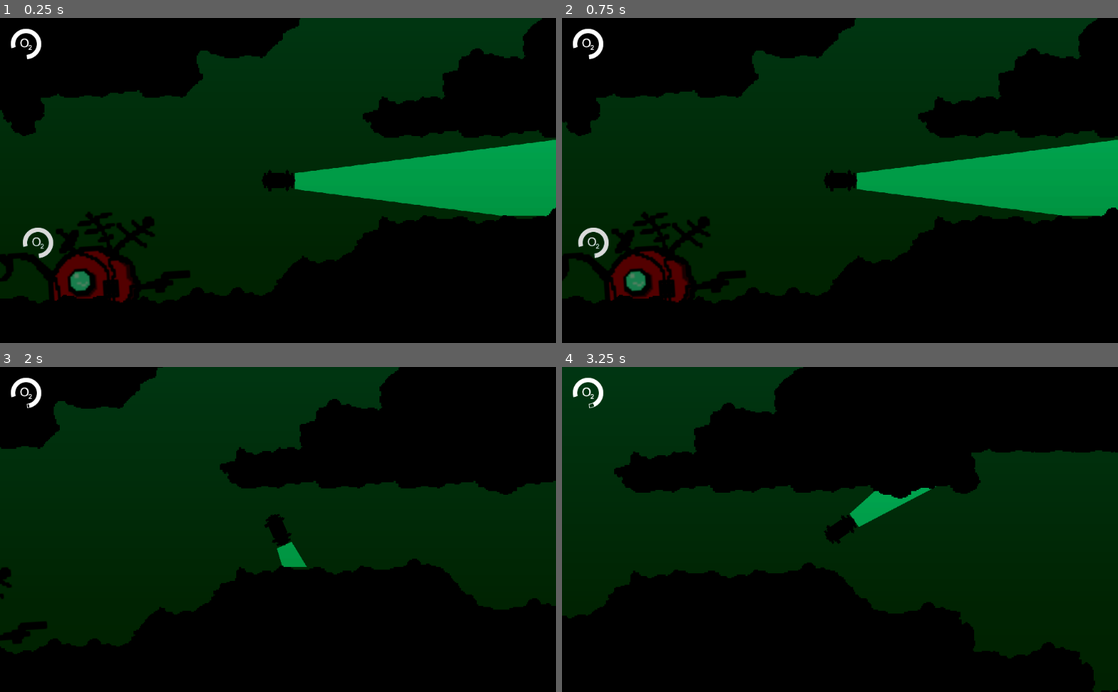
Above: before the commit, frames 1-4 (two rows, left to right).
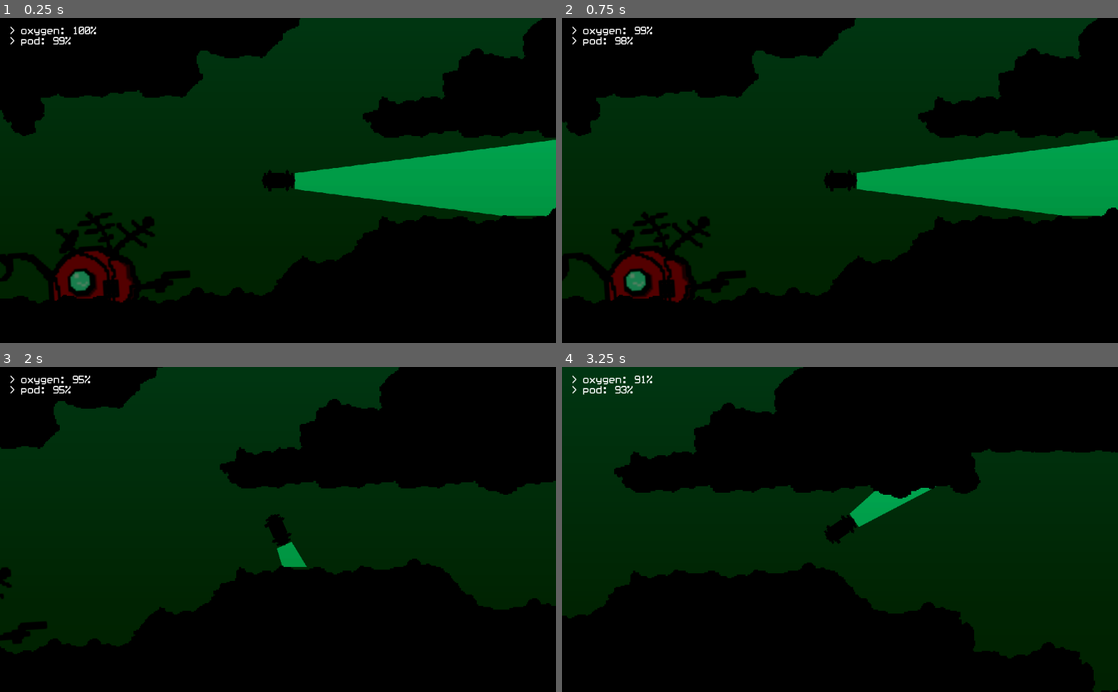
Above: after the commit, the same moments.

Repository: Jayshua/keep_it_alive
Game: Godot game, scene res://Main.tscn
The game is run twice, just before and just after one commit, with the same random seed, the same clock (stepped at 60 frames per second) and the same inputs.
Inputs:
- Up to frame 1 (0.25 s): no input
- Up to frame 2 (0.75 s): tap Enter (ui_accept) at 0.5 s; hold D (move_right) from 0.53 s (still down)
- Up to frame 3 (2 s): tap Enter (ui_accept) at 0.77, 1.52 s; release D (move_right) at 1.28 s; hold S (move_down) from 1.28 s (still down)
- Up to frame 4 (3.25 s): release S (move_down) at 2.03 s; hold D (move_right) 2.03-2.78 s; hold W (move_up) from 2.78 s (still down); tap Enter (ui_accept) at 3.02 s

The runs differ from the first frame. In frame 1, 0.6% of the frame differs, in the area x 1-18%, y 2-74%; in frame 2, 0.6%; in frame 3, 0.4%; in frame 4, 0.4%.

Commit message:
More Work

Diff:
--- a/Main.tscn
+++ b/Main.tscn
@@ -10,6 +10,8 @@
 [ext_resource path="res://sprites/ship.png" type="Texture" id=8]
 [ext_resource path="res://Ship.gd" type="Script" id=9]
 [ext_resource path="res://Main.gd" type="Script" id=10]
+[ext_resource path="res://OxygenCLI.gd" type="Script" id=11]
+[ext_resource path="res://fonts/whitrabt.ttf" type="DynamicFontData" id=12]
 
 [sub_resource type="AtlasTexture" id=1]
 atlas = ExtResource( 2 )
@@ -53,6 +55,9 @@
 [sub_resource type="CircleShape2D" id=10]
 radius = 9.19228
 
+[sub_resource type="RectangleShape2D" id=13]
+extents = Vector2( 144, 80 )
+
 [sub_resource type="Environment" id=11]
 background_mode = 4
 glow_enabled = true
@@ -62,6 +67,10 @@
 glow_blend_mode = 1
 glow_hdr_threshold = 0.17
 adjustment_enabled = true
+
+[sub_resource type="DynamicFont" id=12]
+size = 20
+font_data = ExtResource( 12 )
 
 [node name="Node2D" type="Node2D"]
 script = ExtResource( 10 )
@@ -87,28 +96,10 @@
 scale = Vector2( 0.4, 0.4 )
 texture = ExtResource( 8 )
 
-[node name="TextureProgress2" type="TextureProgress" parent="Ship"]
-margin_left = -11.6846
-margin_top = -9.62817
-margin_right = 52.3154
-margin_bottom = 54.3718
-rect_scale = Vector2( 0.1, 0.1 )
-max_value = 50.0
-value = 50.0
-texture_under = ExtResource( 4 )
-texture_progress = ExtResource( 6 )
-fill_mode = 4
-radial_initial_angle = 252.8
-radial_fill_degrees = 285.2
-__meta__ = {
-"_edit_use_anchors_": false
-}
+[node name="ExchangeDetector" type="Area2D" parent="Ship"]
+collision_layer = 8
 
-[node name="Area2D" type="Area2D" parent="Ship"]
-collision_layer = 8
-collision_mask = 8
-
-[node name="CollisionShape2D" type="CollisionShape2D" parent="Ship/Area2D"]
+[node name="CollisionShape2D" type="CollisionShape2D" parent="Ship/ExchangeDetector"]
 position = Vector2( 2.13147, 1.0231 )
 shape = SubResource( 9 )
 
@@ -117,6 +108,14 @@
 [node name="CollisionShape2D" type="CollisionShape2D" parent="Ship/StaticBody2D"]
 position = Vector2( 1.53461, 1.87567 )
 shape = SubResource( 10 )
+
+[node name="ConnectionDetector" type="Area2D" parent="Ship"]
+collision_layer = 0
+collision_mask = 16
+
+[node name="CollisionShape2D" type="CollisionShape2D" parent="Ship/ConnectionDetector"]
+position = Vector2( 5.75702, -41.506 )
+shape = SubResource( 13 )
 
 [node name="Map" parent="." instance=ExtResource( 1 )]
 position = Vector2( 0, 0 )
@@ -128,6 +127,7 @@
 [node name="UI" type="CanvasLayer" parent="."]
 
 [node name="TextureProgress" type="TextureProgress" parent="UI"]
+visible = false
 margin_left = 16.0
 margin_top = 16.0
 margin_right = 80.0
@@ -142,4 +142,20 @@
 __meta__ = {
 "_edit_use_anchors_": false
 }
+
+[node name="Label" type="Label" parent="UI"]
+margin_left = 16.0
+margin_top = 16.0
+margin_right = 134.0
+margin_bottom = 30.0
+custom_fonts/font = SubResource( 12 )
+text = "> oxygen: 29%"
+script = ExtResource( 11 )
+__meta__ = {
+"_edit_use_anchors_": false
+}
 [connection signal="oxygen_change" from="Player" to="UI/TextureProgress" method="_on_Player_oxygen_change"]
+[connection signal="body_entered" from="Ship/ExchangeDetector" to="Ship" method="_on_ExchangeDetector_body_entered"]
+[connection signal="body_exited" from="Ship/ExchangeDetector" to="Ship" method="_on_ExchangeDetector_body_exited"]
+[connection signal="body_entered" from="Ship/ConnectionDetector" to="Ship" method="_on_ConnectionDetector_body_entered"]
+[connection signal="body_exited" from="Ship/ConnectionDetector" to="Ship" method="_on_ConnectionDetector_body_exited"]
--- /dev/null
+++ b/OxygenCLI.gd
@@ -0,0 +1,25 @@
+extends Label
+
+
+onready var player: KinematicBody2D = $"../../Player"
+onready var ship: Node2D = $"../../Ship"
+onready var shipExchange: Area2D = $"../../Ship/ExchangeDetector"
+onready var shipConnectionRange: Area2D = $"../../Ship/ConnectionDetector"
+
+func _process(delta):
+	var exchanging = shipExchange.overlaps_body(player)
+	var connected = shipConnectionRange.overlaps_body(player)
+	var player_oxygen = player.get_oxygen()
+	var ship_oxygen = ship.oxygen
+	self.text = "> oxygen: " + _percentage(player_oxygen)
+
+	if connected:
+		self.text += "\n> pod: " + _percentage((ship_oxygen / 50) * 100)
+	else:
+		self.text += "\n> pod: connection lost"
+
+	if exchanging:
+		self.text += "\n> transferring oxygen"
+
+func _percentage(value):
+	return String(int(value)) + "%"
--- a/Player.gd
+++ b/Player.gd
@@ -43,7 +43,7 @@
 			if current.get_parent().needs_oxygen():
 				current.get_parent().give_oxygen(TRANSFER_RATE)
 				player_oxygen -= TRANSFER_RATE
-		else:
+		elif current.get_collision_layer_bit(1):
 			in_current = true
 			velocity += current.get_force_vector()
 
--- a/Player.tscn
+++ b/Player.tscn
@@ -9,6 +9,7 @@
 height = 16.6122
 
 [node name="Player" type="KinematicBody2D"]
+collision_layer = 17
 script = ExtResource( 2 )
 
 [node name="Light2D" type="Light2D" parent="."]
@@ -33,7 +34,7 @@
 zoom = Vector2( 0.1, 0.1 )
 
 [node name="DetectionArea" type="Area2D" parent="."]
-collision_layer = 15
+collision_layer = 31
 collision_mask = 15
 
 [node name="DetectionShape" type="CollisionShape2D" parent="DetectionArea"]
--- a/Ship.gd
+++ b/Ship.gd
@@ -2,6 +2,10 @@
 
 const MAX_OXYGEN = 50
 const LEAK_RATE = 1
+
+signal player_connection_change(is_connected)
+signal player_exchange_range(is_in_range)
+signal oxygen_change(amount)
 
 var oxygen = MAX_OXYGEN
 
@@ -14,6 +18,23 @@
 func give_oxygen(amount):
 	_apply_oxygen(-amount)
 
+func get_oxygen():
+	return oxygen
+
 func _apply_oxygen(amount):
 	oxygen -= amount
-	$TextureProgress2.value = oxygen
+	emit_signal("oxygen_change", oxygen)
+
+func _on_ConnectionDetector_body_entered(body):
+	emit_signal("player_connection_change", true)
+
+func _on_ConnectionDetector_body_exited(body):
+	emit_signal("player_connection_change", false)
+
+
+func _on_ExchangeDetector_body_entered(body):
+	emit_signal("player_exchange_range", true)
+
+
+func _on_ExchangeDetector_body_exited(body):
+	emit_signal("player_exchange_range", false)
--- a/project.godot
+++ b/project.godot
@@ -18,6 +18,10 @@
 config/name="Keep it Alive"
 run/main_scene="res://Main.tscn"
 config/icon="res://icon.png"
+
+[display]
+
+window/size/resizable=false
 
 [input]
 
@@ -48,6 +52,7 @@
 2d_physics/layer_2="Current"
 2d_physics/layer_3="Surface"
 2d_physics/layer_4="Ship"
+2d_physics/layer_5="ConnectionRange"
 
 [rendering]
 
Not shown: 1 places in Main.tscn that only renumber resources
